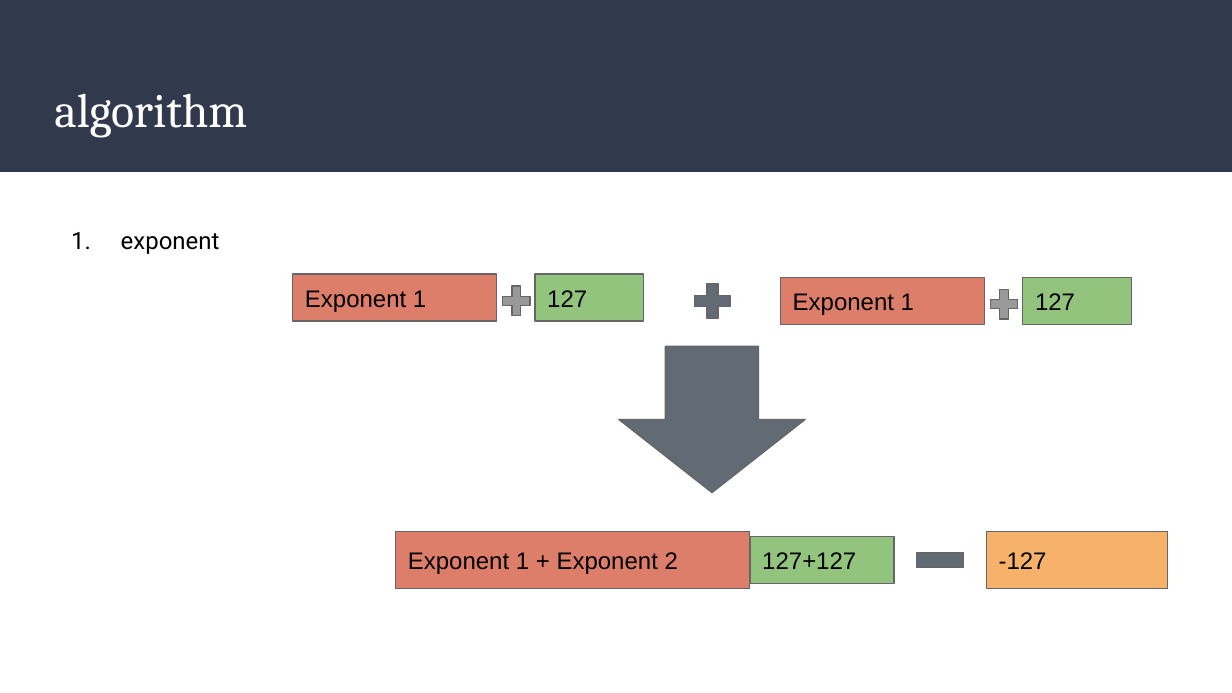
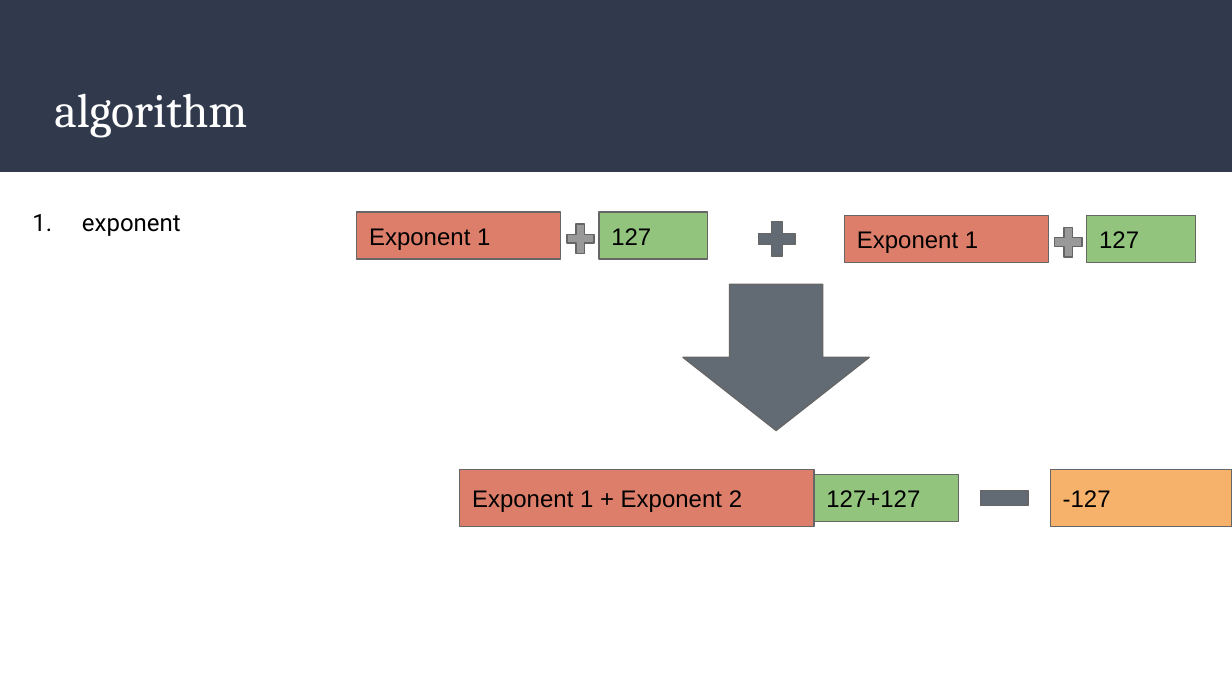
Before and after one commit to abdo1819/fpu, a slide deck: slide 4 of FPU.pptx. Drawn at 1232x693 pixels with LibreOffice and Linux fonts; fonts in the diff are those of the drawing. Boxes give left, top, right and bottom in pixels: in the first picture for what was removed or moved away, otherwise in the second. Text is boxed around its words. In the diff, an @@ line names an element or a change of style, - is before the commit and + after.

```diff
--- a/FPU.pptx
+++ b/FPU.pptx
@@ text "1. exponent": place and size @@
-text "1. exponent" at [71,232,220,254]
+text "1. exponent" at [32,214,181,236]
@@ 7 rectangles, 1 plus sign, 1 down arrow: place and size @@
-7 rectangles, 1 plus sign, 1 down arrow at [293,274,1167,588]
+7 rectangles, 1 plus sign, 1 down arrow at [357,212,1232,526]
@@ 2 plus signs, 1 math minus: place and size @@
-2 plus signs, 1 math minus at [498,281,1023,593]
+2 plus signs, 1 math minus at [562,218,1087,530]
```
Also in this commit, not shown: 1 other slide changed.
